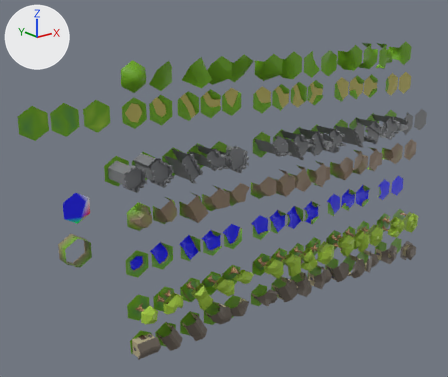
One commit to the glTF model public/assets/models/Hex.glb: the scene before it, then after it.
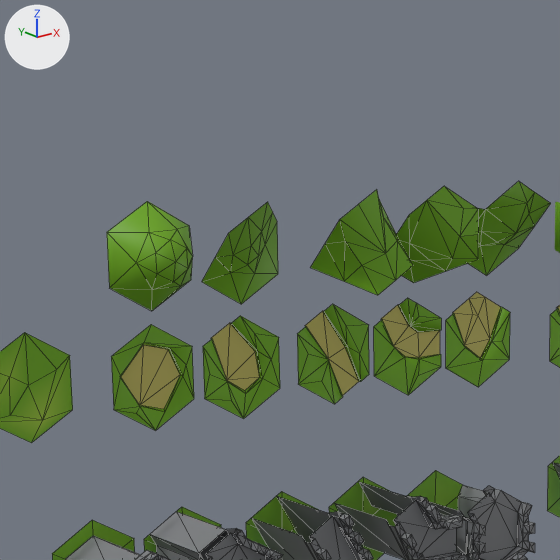
The first picture shows the older version from a 50 mm camera at (-28.5, -33.7, 9.5) aimed at (-0.7, 1.1, -4.4). The close-ups show both versions on the part from 20% to 57% of the width and 0% to 45% of the height of that picture; other places that the commit changed are outside them. The axes (+X, +Y, +Z) are drawn at upper left. The lights are the same throughout. The close-ups show mesh edges as thin lines. Vertices at the same position are counted once.

The first close-up shows 'Grass_E', 'Grass_EV', 'Grass_N', 'Grass_NV', 'Grass_O3', 'Grass_P1', 'Grass_P1V', 'Grass_P2', 'Grass_P2V', 'Wall_P1', 'Wall_P2', 'Wall_P3'.
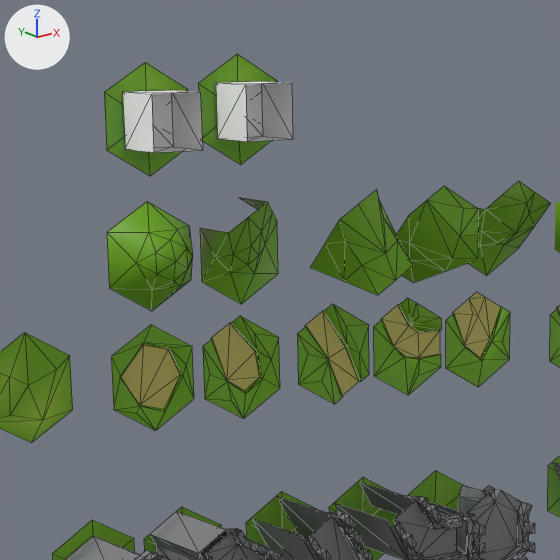
Location of each change, (x1, y1, x2, y2) in pixels of the close-ups (560 x 560 px):
'Int_N', added: after (104, 62, 202, 176)
'Int_E', added: after (198, 54, 293, 165)
'Grass_EV', reshaped: before (202, 202, 278, 304); after (200, 197, 278, 304)
part 1 of me_circle_117, added (green): after (200, 228, 229, 280)
part 2 of me_circle_117, added: after (238, 197, 267, 209)

Edits to the bpy script that builds the scene:
```text
Change me_circle_117:
    used by ob_grass_ev; location = (-6.87, 0.0, 4.61)
    verts and faces of me_circle_117; kept vertices keep their numbers, new ones are numbered from 17
    before: 0 (-0.87, -0.25, -0.5) at pixel (201, 281), 4 (-0.87, -0.75, 0.0) at pixel (215, 257), 12 (-0.87, -1.25, 0.5) at pixel (228, 232)
    before: 3 (0.87, -0.25, 0.5) at pixel (277, 221), 8 (0.43, -0.75, 0.75) at pixel (272, 211), 14 (0.0, -1.25, 1.0) at pixel (267, 201)
    remove me_circle_117.from_pydata(...)  # 17 vertices, 23 faces; spans x -0.87..0.87, y -1.25..-0.25, z -1.0..1.0
    remove me_circle_117.materials.append(mat_defaultmaterial_089)
    add me_circle_117.from_pydata(...)  # 19 vertices, 27 faces; spans x -0.87..0.87, y -1.25..-0.25, z -1.0..1.0
    me_circle_117 part 1
    add verts[17] = (-0.87, -0.25, 0.5)  # pixel (199, 227)
    add faces += [(4, 12, 17), (0, 4, 17)]
    me_circle_117 part 2
    add verts[18] = (0.0, -0.25, 1.0)  # pixel (238, 197)
    add faces += [(8, 18, 14), (3, 18, 8)]
    add me_circle_117.materials.append(mat_defaultmaterial_091)
Add me_circle_114:
    me_circle_114.from_pydata(...)  # 15 vertices, 16 faces; spans x -0.87..0.87, y -1.26..-0.2, z -1.0..1.0
    me_circle_114.materials.append(mat_defaultmaterial_089)
Add me_circle_113:
    me_circle_113.from_pydata(...)  # 15 vertices, 16 faces; spans x -0.87..0.87, y -1.26..-0.2, z -1.0..1.0
    me_circle_113.materials.append(mat_defaultmaterial_088)
Add ob_int_n:
    ob_int_n = bpy.data.objects.new('Int_N', me_circle_114)
    ob_int_n.location = (-8.74, 0.0, 7.1)
Add ob_int_e:
    ob_int_e = bpy.data.objects.new('Int_E', me_circle_113)
    ob_int_e.location = (-6.79, 0.0, 7.2)
```
